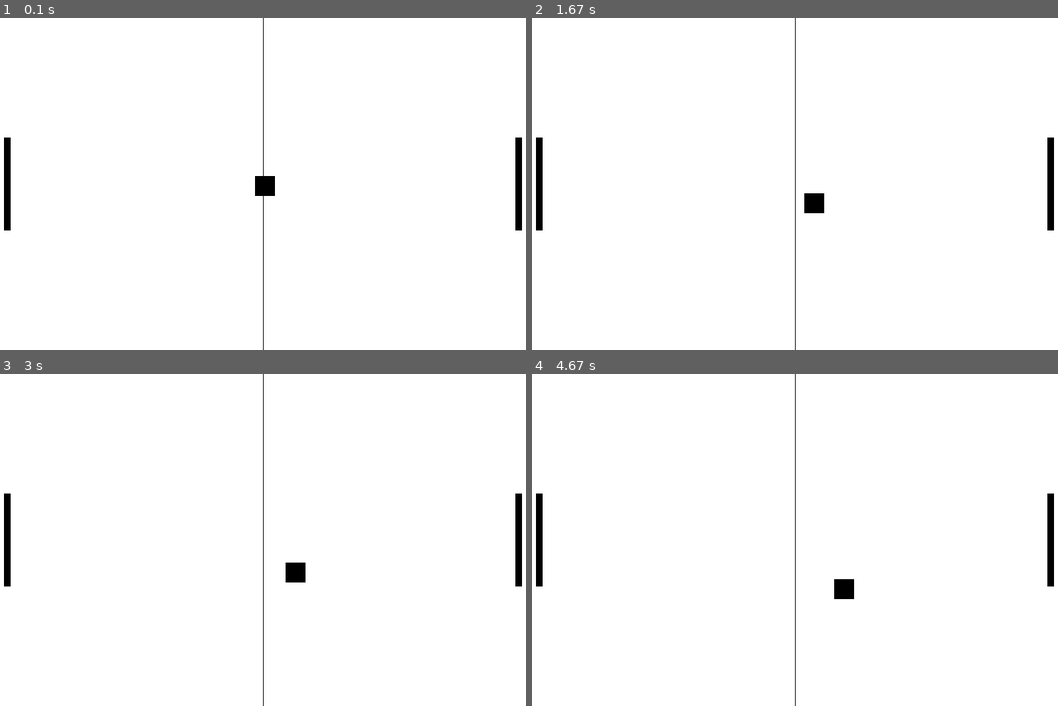
Above: before the commit, frames 1-4 (two rows, left to right).
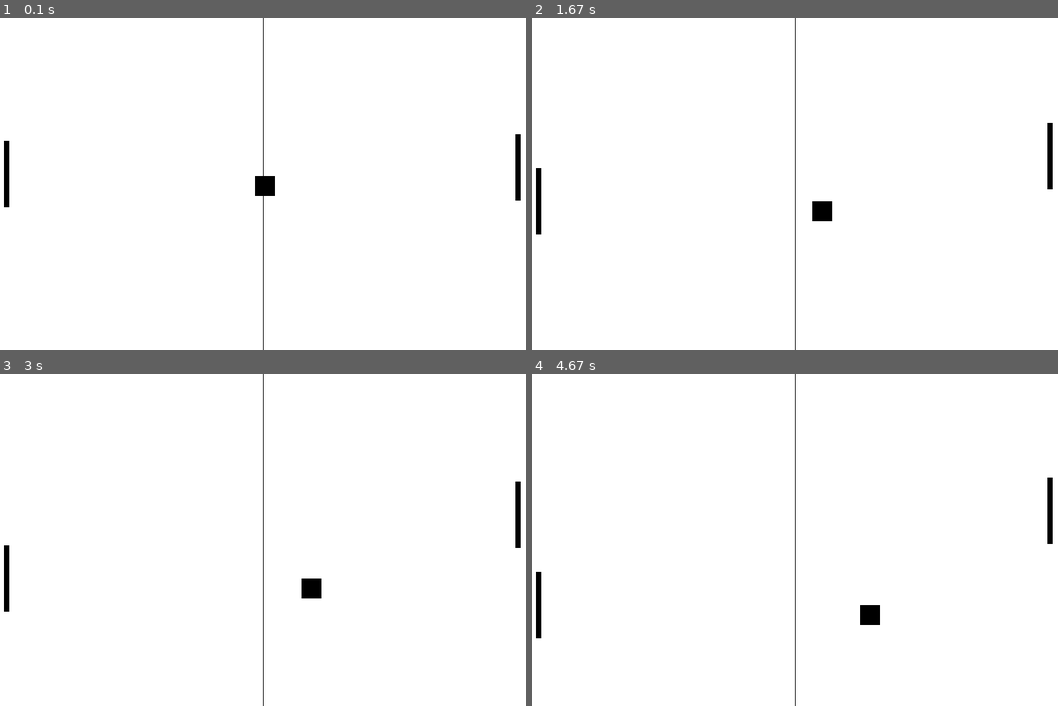
Above: after the commit, the same moments.

Repository: WarunW/Pygame-Prosjekt
Game: pygame game, started from Pong.py
Two runs of this game, one before a commit and one after it. Both use one fixed random seed, a clock stepped at 60 frames per second and the inputs below.
Inputs:
- Up to frame 1 (0.1 s): no input
- Up to frame 2 (1.67 s): hold Up 0.33-0.8 s; hold Down 0.83-1.3 s; hold Up from 1.33 s (still down)
- Up to frame 3 (3 s): release Up at 1.7 s; hold Down 1.73-2.1 s; hold Up 2.13-2.43 s; hold Down 2.47-2.77 s; hold Up from 2.8 s (still down)
- Up to frame 4 (4.67 s): release Up at 3.17 s; hold Down 3.2-3.57 s; hold Up 3.6-3.9 s; hold Down 3.93-4.23 s; hold Up 4.27-4.63 s

The runs differ from the first frame. In frame 1, 0.3% of the frame differs, in the area x 0-100%, y 35-64%; in frame 2, 0.7%; in frame 3, 1.0%; in frame 4, 1.2%, in the area x 0-100%, y 31-80%.

Commit message:
Spiller, motsander

Diff:
--- a/Pong.py
+++ b/Pong.py
@@ -3,39 +3,82 @@
 pg.init()
 
 class Ball:
-    def __init__(self, vindu, farge:tuple, x_pos:int, y_pos:int, fart_x:int, fart_y:int):
+    def __init__(self, vindu, farge:tuple, x_pos:int, y_pos:int, fart_x:float, fart_y:float):
         self._vindu = vindu
         self._farge = farge
         self._x_pos = x_pos
         self._y_pos = y_pos
         self._fart_x = fart_x
         self._fart_y = fart_y
-        self._farge = farge
 
-    def tegne(self):
+    def tegneBall(self):
         pg.draw.rect(self._vindu, self._farge, (self._x_pos, self._y_pos, 30, 30))
-        pg.display.flip()
 
-    def flytt(self):
+    def flyttBall(self):
         self._x_pos += self._fart_x
         self._y_pos += self._fart_y
 
+    def grenserBall(self, spiller, motstander):
         if self._y_pos <= 0 or self._y_pos >= VINDU_HOYDE - 30:
             self._fart_y *= -1
 
-        if self._x_pos <= 0 or self._x_pos >= VINDU_BREDDE - 30:
+        if self._y_pos + 30 > spiller._y_pos and ball._y_pos < spiller._y_pos + 100 and self._x_pos + 30 > spiller._x_pos:
             self._fart_x *= -1
 
+        if self._x_pos < motstander._x_pos + 8 and ball._y_pos < spiller._y_pos + 100 and self._y_pos + 30 > spiller._y_pos:
+            self._fart_x *= -1
+
+        if self._x_pos <= 0 or self._x_pos >= VINDU_BREDDE - 30:
+            print("gameover")
+
+    def hentY(self):
+        return self._y_pos
+
+class Spiller:
+    def __init__(self, vindu, farge: tuple, x_pos:int, y_pos:int, fart_y:float):
+        self._vindu = vindu
+        self._farge = farge
+        self._x_pos = x_pos
+        self._y_pos = y_pos
+        self._fart_y = fart_y
+        self._retning = "opp"
+
+    def tegneSpiller(self):
+        pg.draw.rect(self._vindu, self._farge, (self._x_pos, self._y_pos, 8,100))
+
+    def flyttSpiller(self, trykkede_taster):
+        if self._retning == "opp":
+            self._y_pos -= self._fart_y
+        elif self._retning == "ned":
+            self._y_pos += self._fart_y
+
+    def endreRetningSpiller(self):
+        if trykkede_taster[pg.K_UP]:
+            self._retning = "opp"
+        elif trykkede_taster[pg.K_DOWN]:
+            self._retning = "ned"
+
+    def grenserSpiller(self):
+        if self._y_pos < 0:
+            self._y_pos = 0
+        if self._y_pos > VINDU_HOYDE - 100:
+            self._y_pos = VINDU_HOYDE - 100
+
+    def ai(self, ball_y):
+        if self._y_pos + 50 < ball_y:
+            self._y_pos += self._fart_y
+        elif self._y_pos + 50 > ball_y:
+            self._y_pos -= self._fart_y
 
 VINDU_BREDDE = 800
 VINDU_HOYDE  = 500
 vindu = pg.display.set_mode([VINDU_BREDDE, VINDU_HOYDE])
 
 vindu.fill((255, 255, 255))
-ball = Ball(vindu,(0,0,0),VINDU_BREDDE/2 - 15, VINDU_HOYDE/2 - 15, 0.5, 0.5)
+ball = Ball(vindu,(0,0,0),VINDU_BREDDE/2 - 15, VINDU_HOYDE/2 - 15, 0.4, 0.4)
+spiller = Spiller(vindu, (0,0,0), VINDU_BREDDE - 20, VINDU_HOYDE/2 - 70, 0.5)
+motstander = Spiller(vindu, (0,0,0), 10, VINDU_HOYDE/2 - 70, 0.5)
 
-spiller = pg.draw.rect(vindu, (0,0,0), (VINDU_BREDDE - 20, VINDU_HOYDE/2 - 70, 10,140))
-motstander = pg.draw.rect(vindu, (0,0,0), (10, VINDU_HOYDE/2 - 70, 10,140))
 pg.draw.aaline(vindu, (0,0,0), (VINDU_BREDDE/2,0), (VINDU_BREDDE/2, VINDU_HOYDE))
 
 fortsett = True
@@ -43,12 +86,21 @@
 
     vindu.fill((255, 255, 255))
 
-    spiller = pg.draw.rect(vindu, (0,0,0), (VINDU_BREDDE - 20, VINDU_HOYDE/2 - 70, 10,140))
-    motstander = pg.draw.rect(vindu, (0,0,0), (10, VINDU_HOYDE/2 - 70, 10,140))
     pg.draw.aaline(vindu, (0,0,0), (VINDU_BREDDE/2,0), (VINDU_BREDDE/2, VINDU_HOYDE))
 
-    ball.tegne()
-    ball.flytt()
+    ball.tegneBall()
+    ball.flyttBall()
+    ball.grenserBall(spiller, motstander)
+
+    trykkede_taster = pg.key.get_pressed()
+    spiller.tegneSpiller()
+    spiller.flyttSpiller(trykkede_taster)
+    spiller.endreRetningSpiller()
+    spiller.grenserSpiller()
+
+    motstander.ai(ball.hentY())
+    motstander.grenserSpiller()
+    motstander.tegneSpiller()
 
     for event in pg.event.get():
         if event.type == pg.QUIT:
